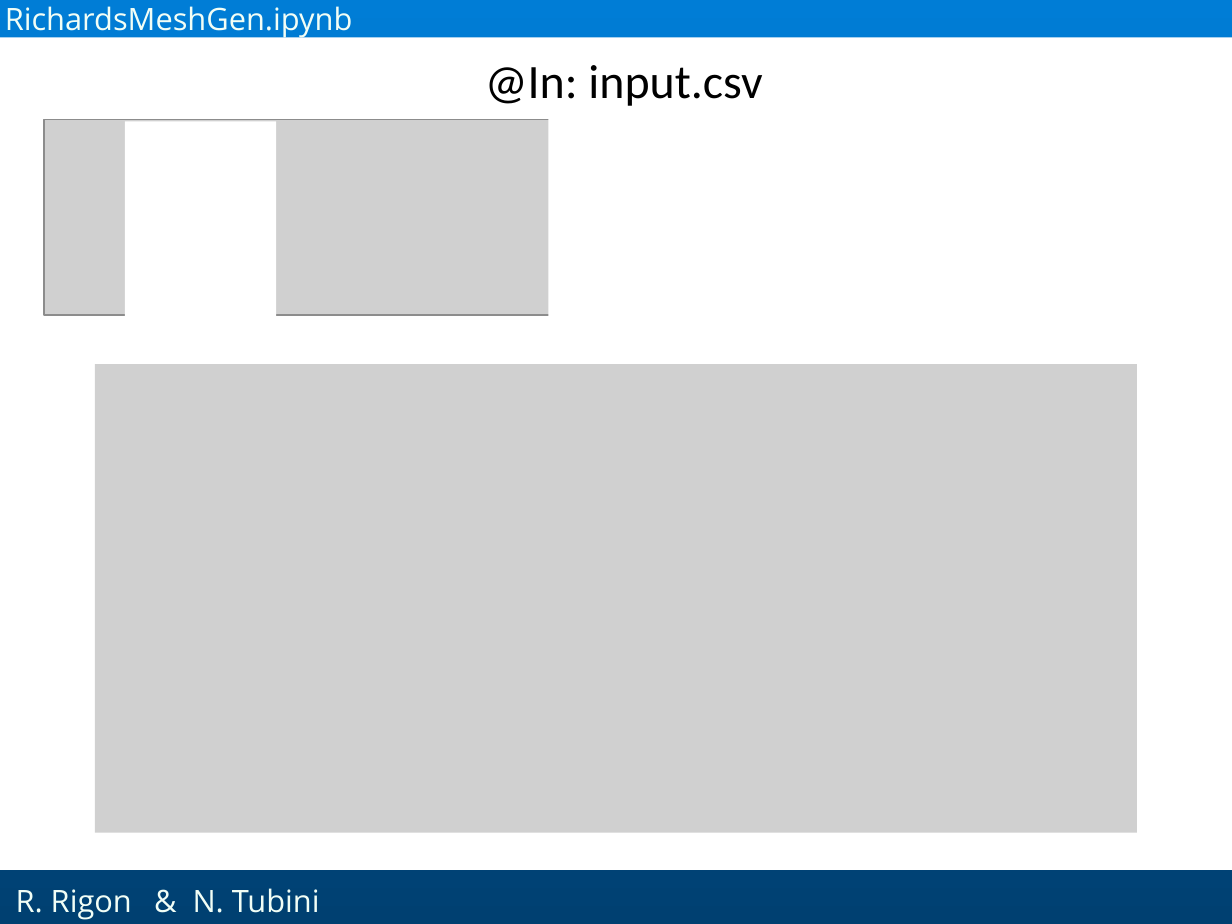
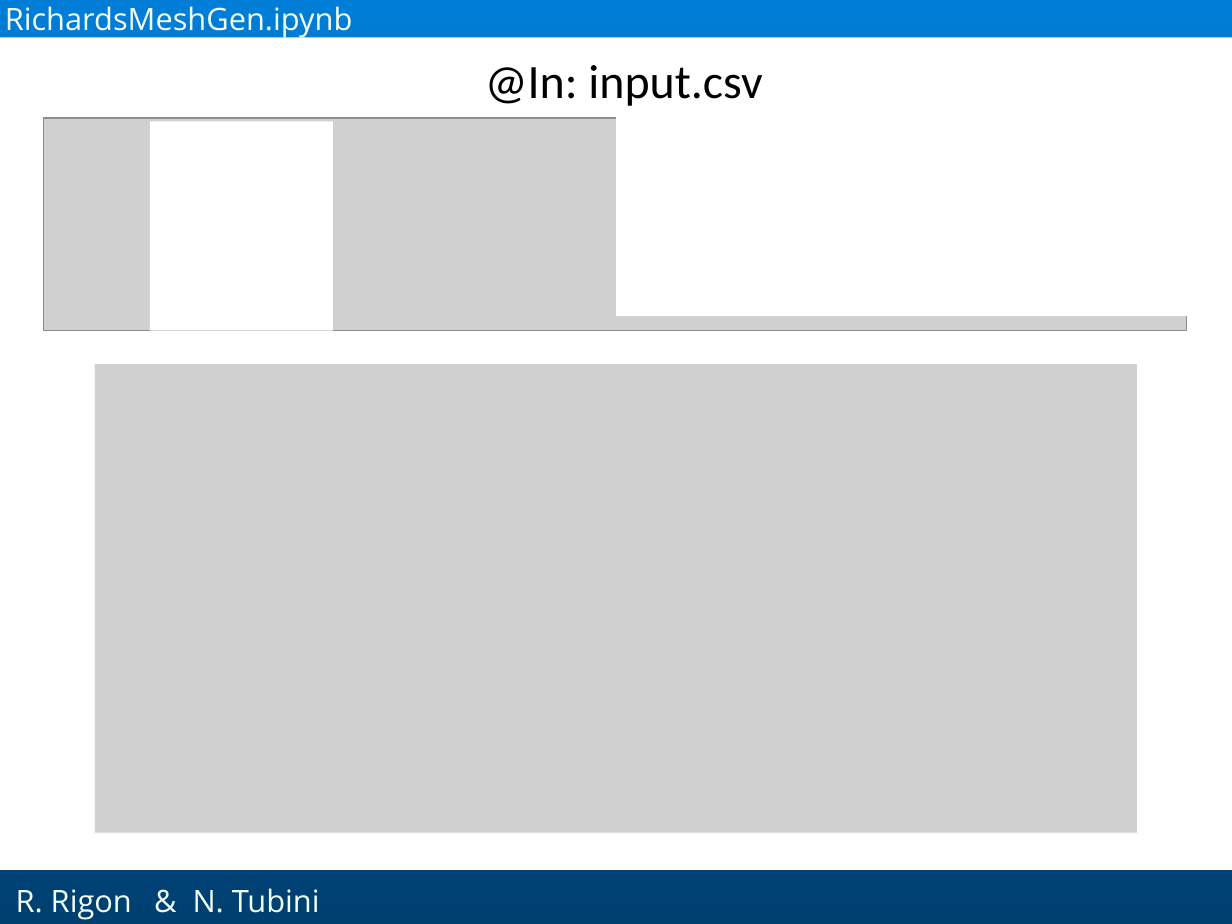
Before and after one commit to GEOframeOMSProjects/OMS_Project_Richards1D, a slide deck: slide 19 of Materials/Richards_English.pptx (slide 17 before the commit). Drawn at 1232x924 pixels with LibreOffice and Linux fonts; fonts in the diff are those of the drawing; grey boxes stand for pictures; background and template pictures are left out. Boxes give left, top, right and bottom in pixels: in the first picture for what was removed or moved away, otherwise in the second. Text is boxed around its words. In the diff, an @@ line names an element or a change of style, - is before the commit and + after.

```diff
--- a/Materials/Richards_English.pptx
+++ b/Materials/Richards_English.pptx
@@ picture: place and size @@
-picture at bbox=[44, 120, 1204, 315]
+picture at bbox=[43, 118, 1186, 331]
@@ rectangle: place and size @@
-rectangle at bbox=[548, 107, 1211, 317]
+rectangle at bbox=[616, 107, 1211, 317]
@@ rectangle: place and size @@
-rectangle at bbox=[124, 122, 276, 331]
+rectangle at bbox=[150, 122, 334, 331]
```
Also in this commit, not shown: 8 other slides changed, 2 slides added.
